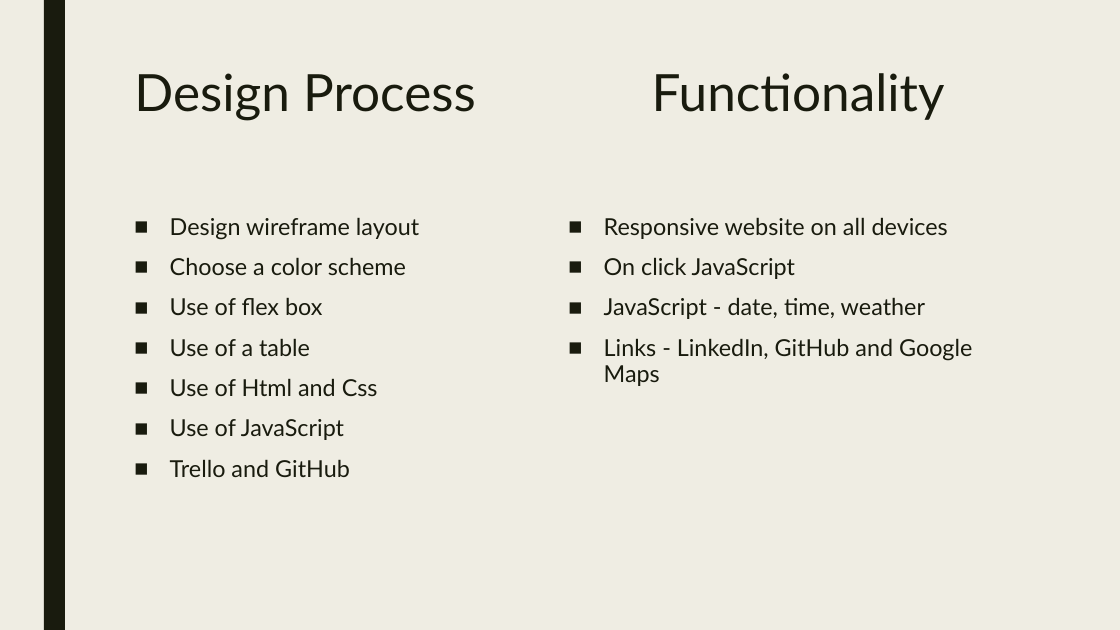
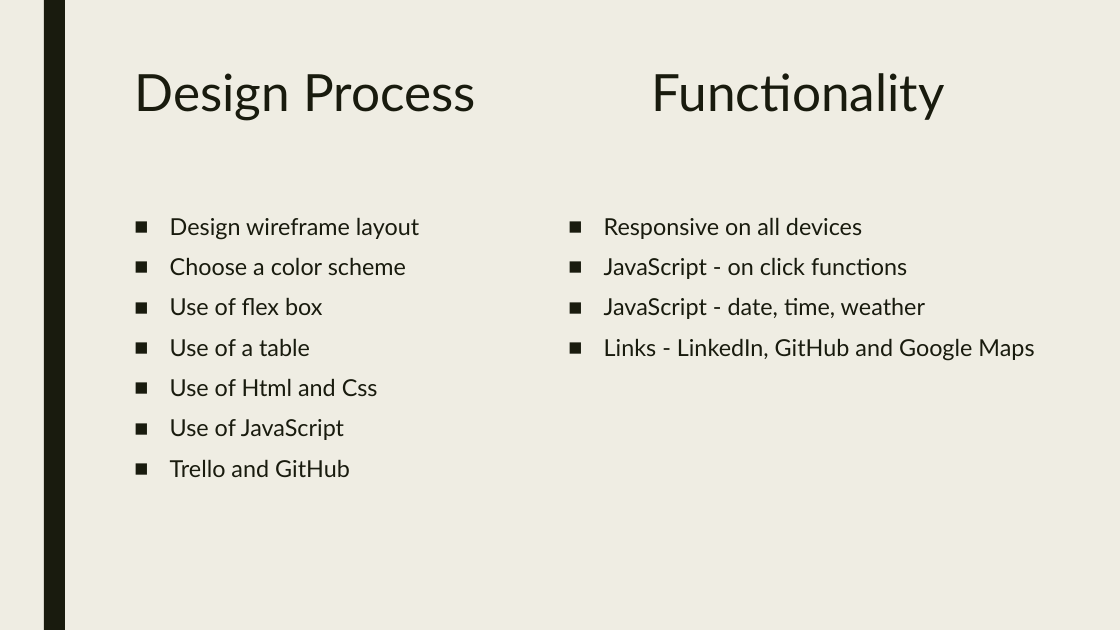
Before and after one commit to adam22gary/adam22gary.github.io, a slide deck: slide 2 of ppt/presentation.pptx. Drawn at 1120x630 pixels with LibreOffice and Linux fonts; fonts in the diff are those of the drawing. Boxes give left, top, right and bottom in pixels: in the first picture for what was removed or moved away, otherwise in the second. Text is boxed around its words. In the diff, an @@ line names an element or a change of style, - is before the commit and + after.

Commit message:
add presentation images fixed a few typos

```diff
--- a/ppt/presentation.pptx
+++ b/ppt/presentation.pptx
@@ text at (x1=604, y1=217, x2=907, y2=279): text changed @@
-■ Responsive website on all devices
-■ On click JavaScript
+■ Responsive on all devices
+■ JavaScript - on click functions
```
Also in this commit, not shown: 1 other slide changed, 10 slides added, 10 other files.
